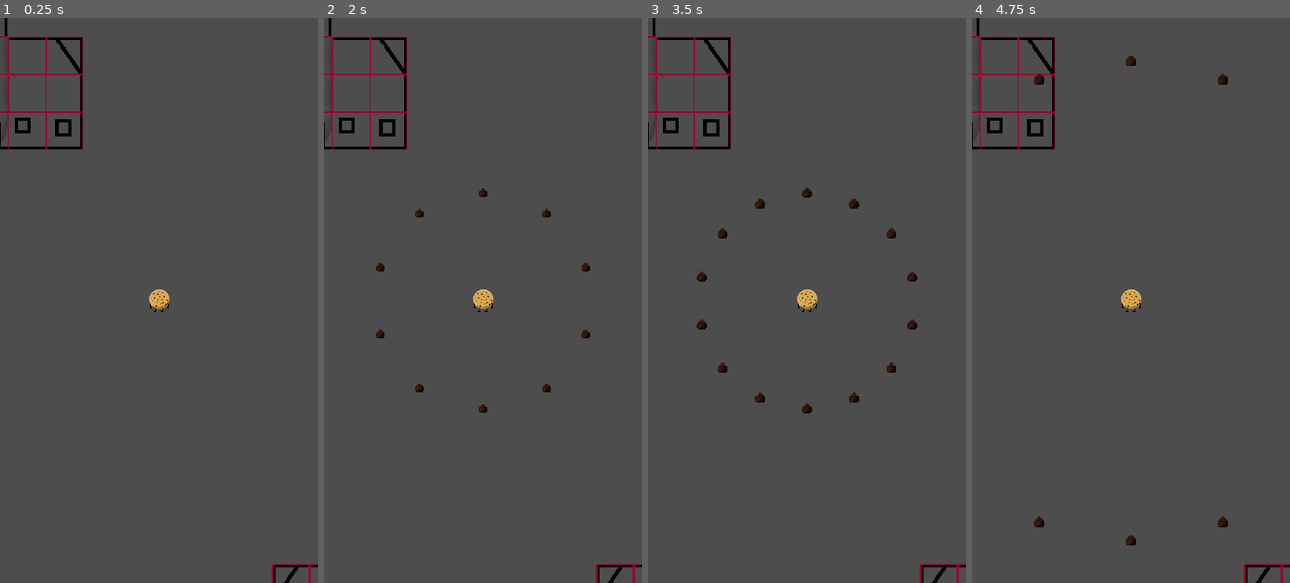
Above: before the commit, frames 1-4 (left to right).
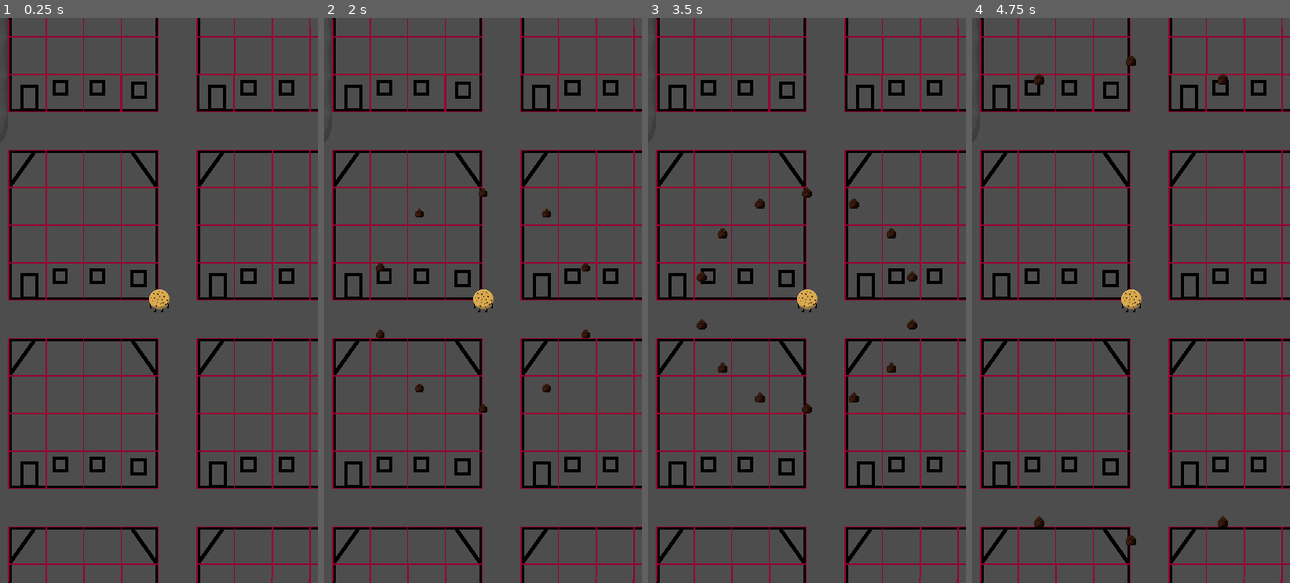
Above: after the commit, the same moments.

Repository: EightLimbed/Tasty-Terminator
Game: Godot game, scene res://Game/Game.tscn
Same seed, same stepped clock (60 frames per second), same inputs: the game is played once before the commit and once after it.
Inputs (mouse positions are in pixels of both pictures, inside the frame that each line leads up to):
- Up to frame 1 (0.25 s): no input
- Up to frame 2 (2 s): tap Enter (ui_accept) at 0.5, 0.77, 1.25, 1.52 s; move the mouse to (552, 272) at 0.52 s; hold Right (ui_right) 0.53-1.28 s; move the mouse to (419, 328) at 1.27 s; hold Down (ui_down) from 1.28 s (still down)
- Up to frame 3 (3.5 s): move the mouse to (838, 176) at 2.02 s; release Down (ui_down) at 2.03 s; hold Right (ui_right) 2.03-2.78 s; tap Enter (ui_accept) at 2.75, 3.02 s; move the mouse to (791, 413) at 2.77 s; hold Up (ui_up) from 2.78 s (still down)
- Up to frame 4 (4.75 s): move the mouse to (1226, 385) at 3.52 s; release Up (ui_up) at 3.53 s; hold Left (ui_left) from 3.53 s (still down); tap Enter (ui_accept) at 3.77, 4.52 s; move the mouse to (1035, 215) at 4.27 s

The runs differ from the first frame. In frame 1, 13% of the frame differs, in the area x 0-100%, y 0-100%; in frame 2, 13%; in frame 3, 13%; in frame 4, 13%.

Commit message:
first Chromebook commit

Diff:
--- a/World/World.gd
+++ b/World/World.gd
@@ -64,38 +64,30 @@
 											Vector2i(0,-1)]
 
 			random.seed = hash(updated_pos)
-			var sx = random.randi_range(3,4)
-			var sy = random.randi_range(2,3)
-			var build_size = Vector2i(sx,sy)
-			if not roads_cache.has(updated_pos):
+			if not updated_pos.x % 5 ==0 and not updated_pos.y % 5 ==0:
+				#if random.randi_range(0,5)>=1:
+					if not roads_cache.has(updated_pos):
 
-					if roads_cache.has(updated_pos +directions[0]) or roads_cache.has(updated_pos +directions[1]) or roads_cache.has(updated_pos +directions[2])or roads_cache.has(updated_pos +directions[3]):
-						if random.randi_range(0,5) ==0:
+						if not building_cache.has(updated_pos):
+							building_cache.append(updated_pos)
+							if building_cache.size() > cache_size:
+								building_cache.remove_at(0)
+						var atlas = Vector2i(1,1)
+						if not building_cache.has(updated_pos+directions[0]):
+							atlas.x +=1
+						if not building_cache.has(updated_pos+directions[2]):
+							atlas.y +=1
+						if not building_cache.has(updated_pos+directions[1]):
+							atlas.x -=1
+						if not building_cache.has(updated_pos+directions[3]):
+							atlas.y -=1
 
-							for i in build_size.x:
-								for j in build_size.y:
-									var cx = i
-									var cy = j
-									var atlas = Vector2i(1,1)
-									if cy> build_size.y/2:
-										cy -= build_size.y/2
-										cy*= -1
-									if cx> build_size.x/2:
-										cx -= build_size.x/2
-										cx*= -1
-
-									if  not roads_cache.has(updated_pos + Vector2i(cx , cy)) or roads_cache.has(updated_pos + Vector2i(cx , cy)):
-										if not building_cache.has(updated_pos+ Vector2i(cx,cy)):
-											building_cache.append(updated_pos+ Vector2i(cx,cy))
-											if building_cache.size() > cache_size:
-												roads_cache.remove_at(0)
-
-										if not building_cache.has(updated_pos+Vector2i(1,0)+Vector2i(cx,cy)):
-											atlas.x +=1
-										if not building_cache.has(updated_pos+Vector2i(0,1)+Vector2i(cx,cy)):
-											atlas.y +=1
-										if not building_cache.has(updated_pos+Vector2i(-1,0)+Vector2i(cx,cy)):
-											atlas.x -=1
-										if not building_cache.has(updated_pos+Vector2i(0,-1)+Vector2i(cx,cy)):
-											atlas.y -=1
-										buildings.set_cell(updated_pos+Vector2i(cx,cy), 0, atlas)
+						buildings.set_cell(updated_pos, 0, atlas)
+						if atlas.y == 1:
+							if roads_cache.has(updated_pos + directions[0]) or roads_cache.has(updated_pos + directions[1]):
+								#buildings.set_cell(updated_pos, -1, atlas)
+								pass
+						if atlas.x ==1:
+							if roads_cache.has(updated_pos + directions[2]) or roads_cache.has(updated_pos + directions[3]):
+								#buildings.set_cell(updated_pos, -1, atlas)
+								pass
